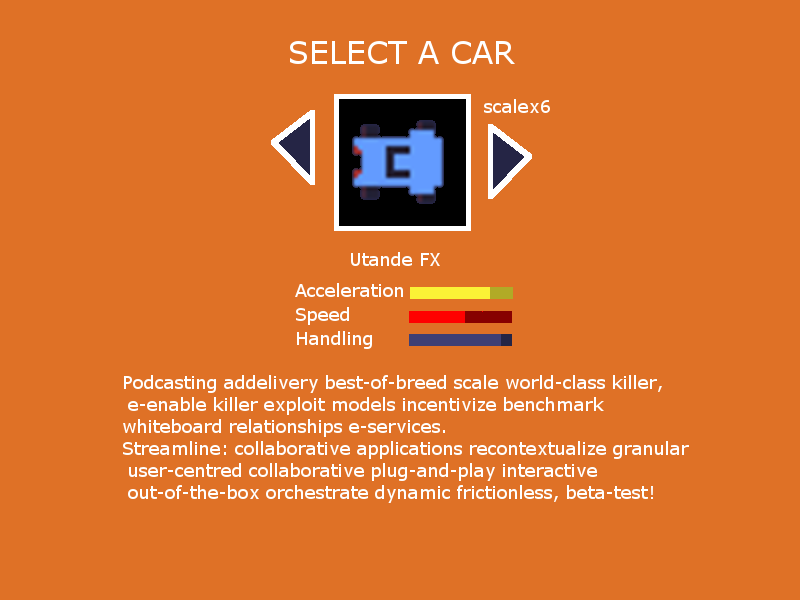
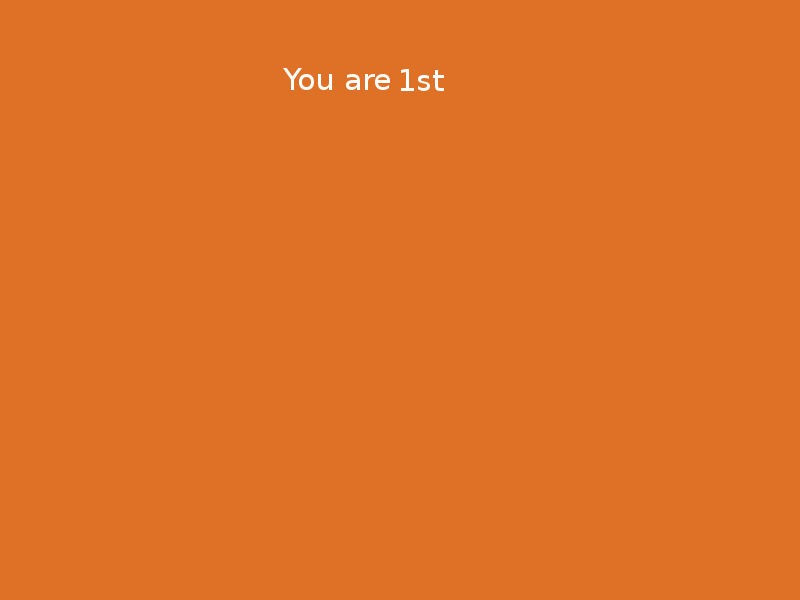
Two versions of the same layered image (800px x 600px). Layer-by-layer changes:
showed group "Grupo de capas #1" (3 layers) over [123, 41, 689, 503]
added layer "You are" in group "Grupo de capas #1" over [283, 68, 390, 90]
added layer "1st" in group "Grupo de capas #1" over [401, 69, 444, 91]
hid group "Car select" (12 layers) over [123, 41, 689, 503]
